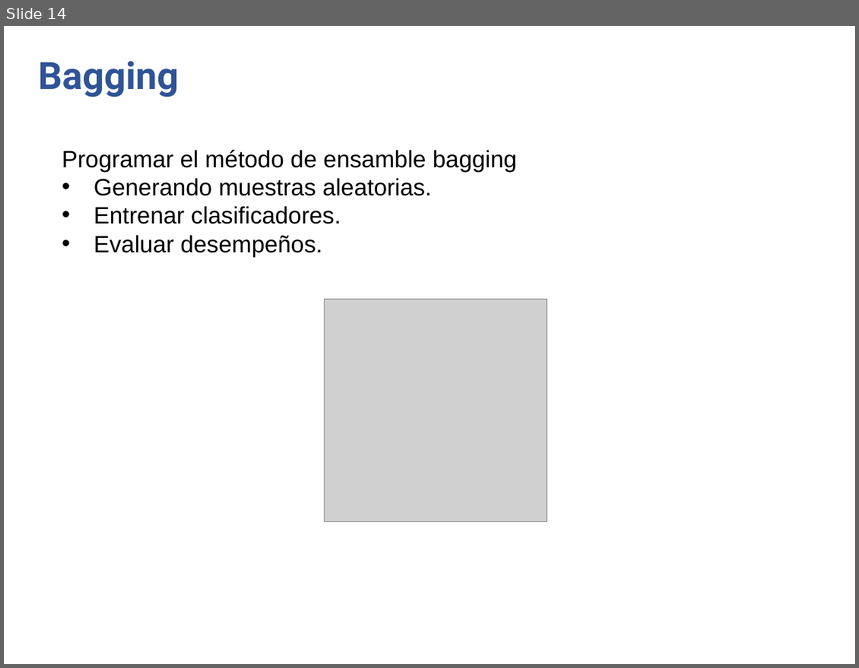
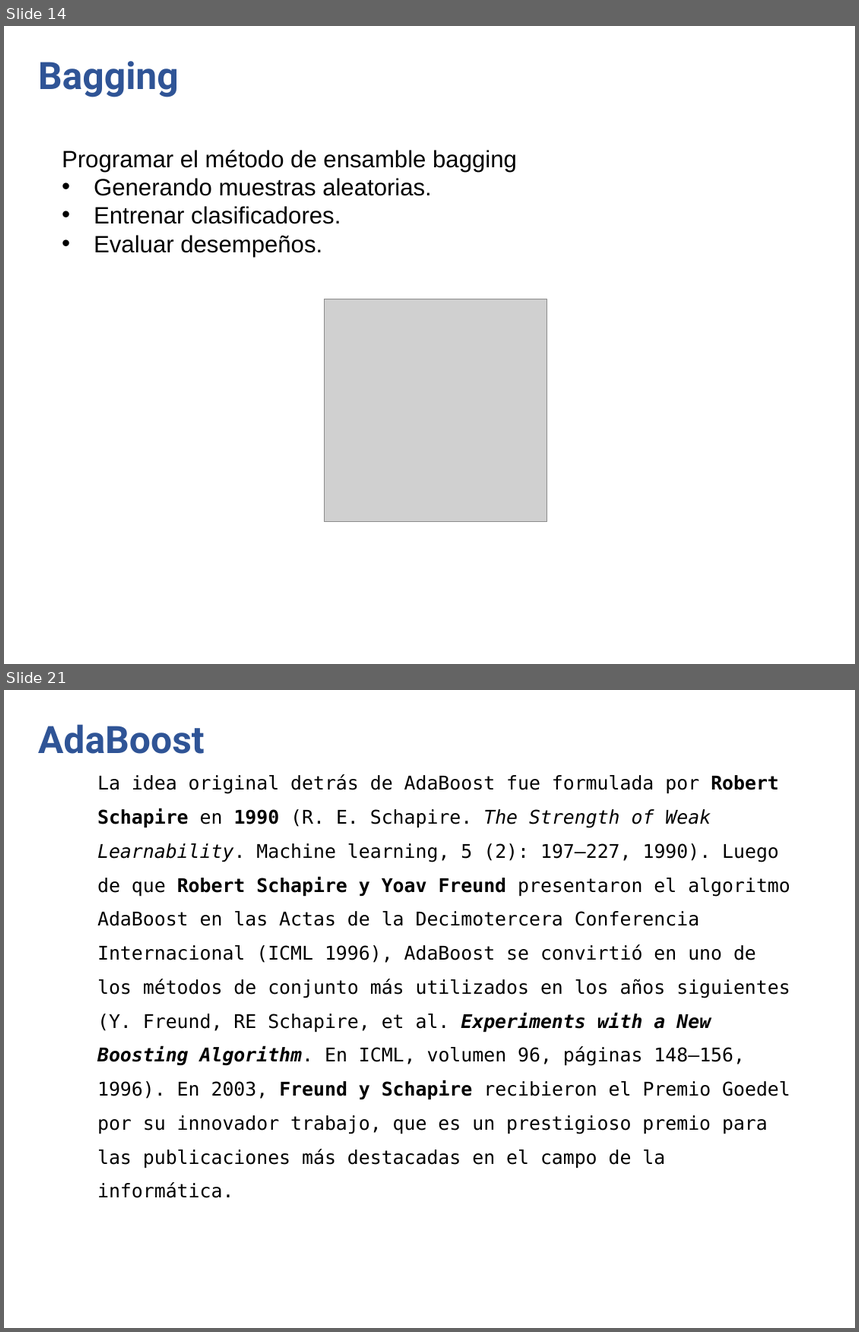
Before and after one commit to anvelezec/Embedings, a slide deck: MetodosEnsamble.pptx. Shown one above the other, each under a label of ours: slide 14 before the commit, slides 14 and 21 after it; the slides between them are not shown. The pictures are 859x668 and 859x1332 pixels, drawn with LibreOffice and Linux fonts; fonts in the diff are those of the drawing; grey boxes stand for pictures; background and template pictures are left out. Boxes give left, top, right and bottom in pixels: in the first picture for what was removed or moved away, otherwise in the second. Text is boxed around its words. In the diff, an @@ line names an element or a change of style, - is before the commit and + after.

Commit message:
Boosting

```diff
--- a/MetodosEnsamble.pptx
+++ b/MetodosEnsamble.pptx
@@ slide 21 added at [4,690,855,1328], background picture (left out) @@
@@ text added at [38,724,205,754], 32 pt, text #2F5496, bold @@
+AdaBoost
@@ text added at [97,808,791,1169], 16 pt, text #000000 @@
+La idea original detrás de AdaBoost fue formulada por Robert Schapire en 1990 (R. E. Schapire. The Strength of Weak Learnability. Machine learning, 5 (2): 197–227, 1990). Luego de que Robert Schapire y Yoav Freund presentaron el algoritmo AdaBoost en las Actas de la Decimotercera Conferencia Internacional (ICML 1996), AdaBoost se convirtió en uno de los métodos de conjunto más utilizados en los años siguientes (Y. Freund, RE Schapire, et al. Experiments with a New Boosting Algorithm. En ICML, volumen 96, páginas 148–156, 1996). En 2003, Freund y Schapire recibieron el Premio Goedel por su innovador trabajo, que es un prestigioso premio para las publicaciones más destacadas en el campo de la informática.
```
Also in this commit, not shown: 2 slides changed, 7 other slides added, 1 other file.
